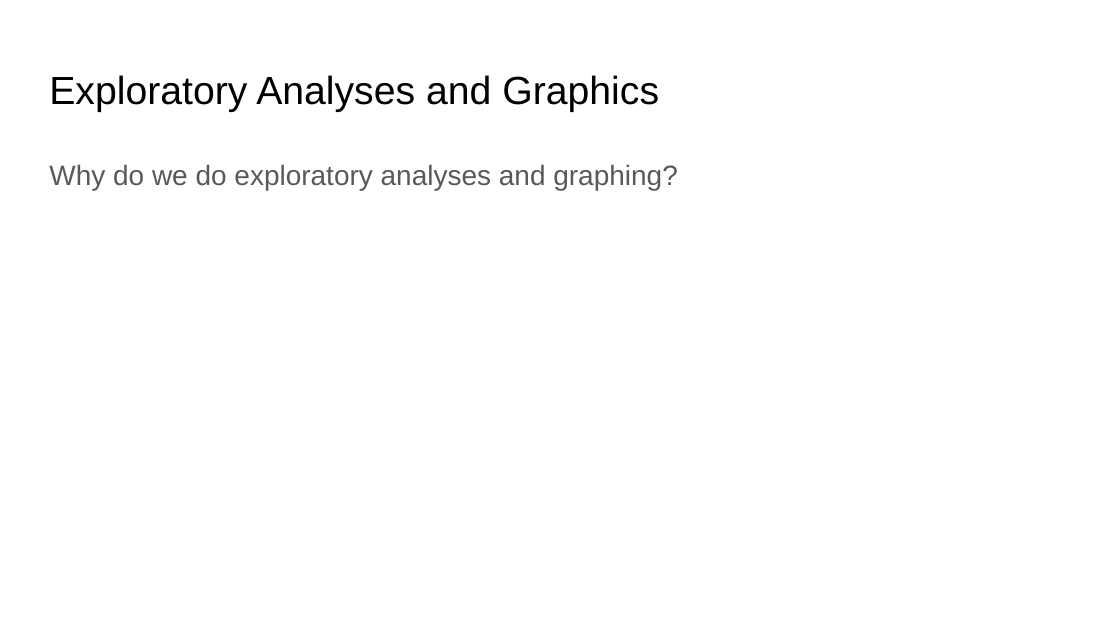
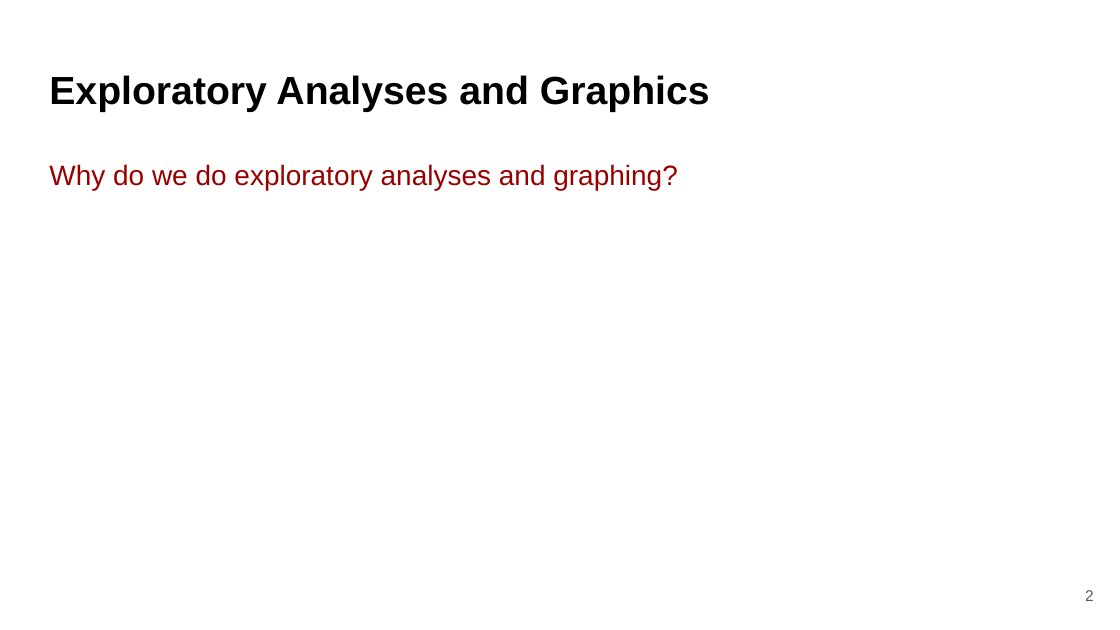
Before and after one commit to bmaitner/biometry_course, a slide deck: slide 2 of lectures/Lecture_05_exploratory_analyses_I.pptx. Drawn at 1120x630 pixels with LibreOffice and Linux fonts; fonts in the diff are those of the drawing. Boxes give left, top, right and bottom in pixels: in the first picture for what was removed or moved away, otherwise in the second. Text is boxed around its words. In the diff, an @@ line names an element or a change of style, - is before the commit and + after.

```diff
--- a/lectures/Lecture_05_exploratory_analyses_I.pptx
+++ b/lectures/Lecture_05_exploratory_analyses_I.pptx
@@ title "Exploratory Analyses and Graphics" at bbox=[49, 75, 710, 112]: bold on @@
@@ text "Why do we do exploratory ..." at bbox=[49, 164, 677, 190]: text colour #595959 to #980000 @@
@@ page number added at bbox=[1085, 590, 1094, 601], 10 pt, text #595959 @@
+2
```
Also in this commit, not shown: 5 other slides changed, 22 slides added, 1 other file.
